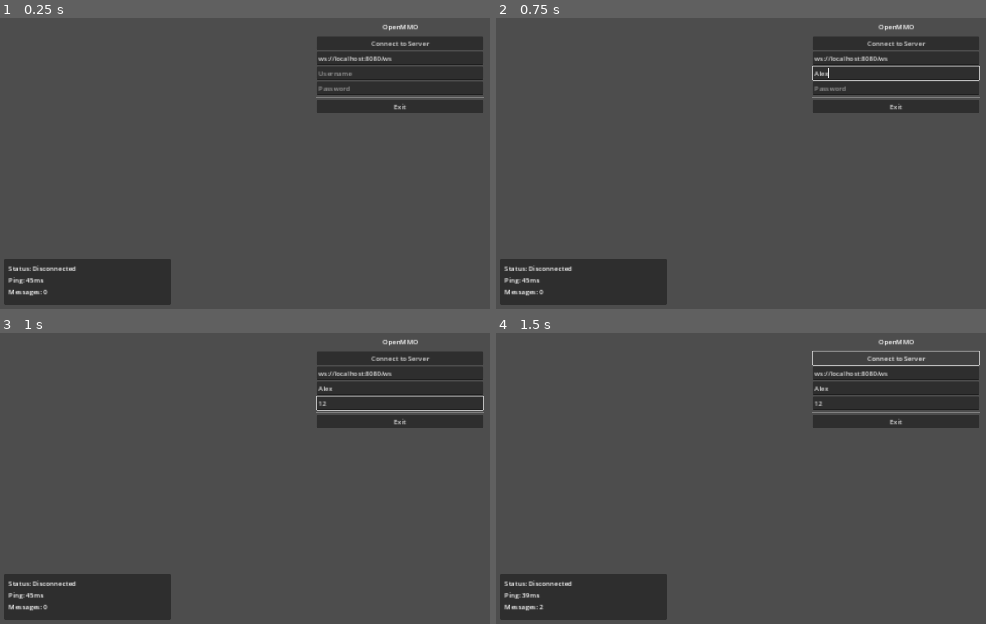
Above: before the commit, frames 1-4 (two rows, left to right).
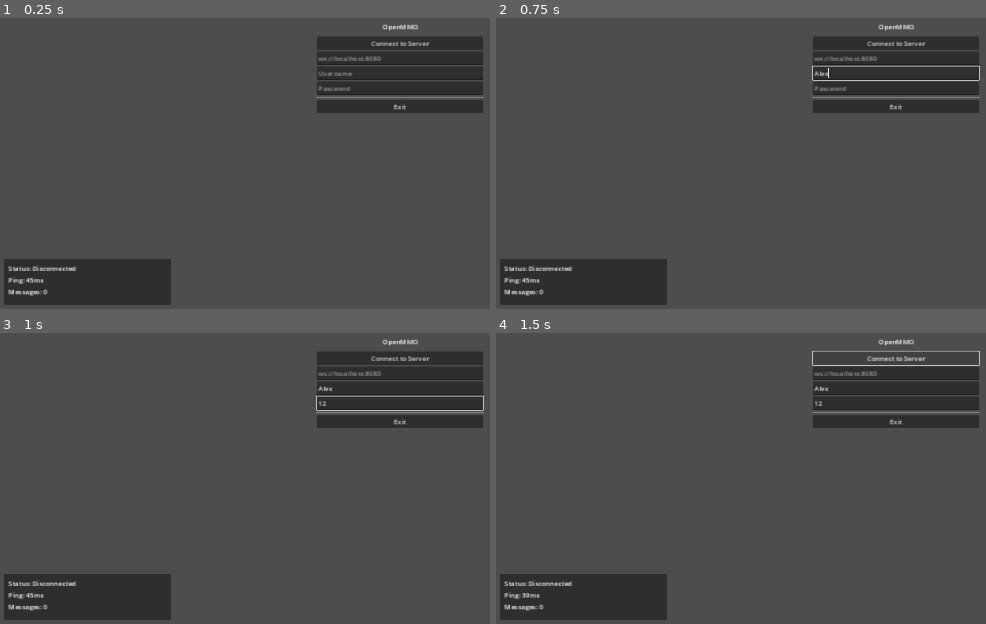
Above: after the commit, the same moments.

Repository: endrawes0/OpenMMO
Game: Godot game, scene res://scenes/Main.tscn
Two runs of this game, one before a commit and one after it. Both use one fixed random seed, a clock stepped at 60 frames per second and the inputs below.
Inputs (mouse positions are in pixels of both pictures, inside the frame that each line leads up to):
- Up to frame 1 (0.25 s): no input
- Up to frame 2 (0.75 s): click (897, 73) at 0.52 s; type "Alex" at 0.6 s
- Up to frame 3 (1 s): click (401, 402) at 0.75 s; type "12" at 0.83 s
- Up to frame 4 (1.5 s): click "Connect to Server" at 1.25 s

The runs differ from the first frame. In frame 1, 0.1% of the frame differs, in the area x 64-80%, y 13-15%; in frame 2, 0.1%; in frame 3, 0.1%; in frame 4, 0.1%, in the area x 8-80%, y 13-95%.
Error after the commit: Parse Error: Identifier "passw" not declared in the current scope. (res://scripts/Main.gd:24)

Commit message:
Revert "Complete Phase 1: Networking & Protocol Skeleton"
This reverts commit 7620dfb72a2e8df20dd98549c39115008899f241.

Diff:
--- a/client/scripts/Main.gd
+++ b/client/scripts/Main.gd
@@ -10,114 +10,29 @@
 @onready var exit_button = $VBoxContainer/ExitButton
 @onready var network_debug = $NetworkDebug
 
-# WebSocket connection
-var websocket = null
-var ping_timer = null
-var sequence_id = 0
-
 func _ready():
 	# Initialize UI state
 	print("OpenMMO Client Started")
 	network_debug.set_status("Disconnected")
 
-	# Set default server address
-	server_address.text = "ws://localhost:8080/ws"
-
 func _on_connect_button_pressed():
 	# UI binding only - actual connection logic will be handled by engine-agnostic modules
 	var address = server_address.text
 	var user = username.text
-	var passw = user_password.text
+	var user_password = user_password.text
 
 	if address.is_empty() or user.is_empty() or passw.is_empty():
 		print("Please fill in all connection fields")
-		network_debug.add_message("Error: Please fill in all fields")
 		return
 
 	print("Connect button pressed - UI binding only")
 	print("Server: ", address)
 	print("Username: ", user)
 
-	# Initialize WebSocket connection
-	_connect_to_server(address)
-
-func _connect_to_server(url):
-	if websocket != null:
-		websocket.close()
-
+	# Placeholder for actual connection logic
 	network_debug.set_status("Connecting...")
-	network_debug.add_message("Connecting to: " + url)
-
-	websocket = WebSocketPeer.new()
-	var error = websocket.connect_to_url(url)
-
-	if error != OK:
-		network_debug.add_message("Failed to connect: " + str(error))
-		network_debug.set_status("Connection Failed")
-		return
-
-	# Set up ping timer
-	if ping_timer != null:
-		ping_timer.stop()
-	ping_timer = Timer.new()
-	ping_timer.wait_time = 5.0  # Ping every 5 seconds
-	ping_timer.connect("timeout", Callable(self, "_send_ping"))
-	add_child(ping_timer)
-	ping_timer.start()
-
-func _send_ping():
-	if websocket.get_ready_state() == WebSocketPeer.STATE_OPEN:
-		var ping_data = {
-			"sequence_id": sequence_id,
-			"timestamp": Time.get_unix_time_from_system() * 1000,
-			"payload": {
-				"Ping": {
-					"timestamp": Time.get_unix_time_from_system() * 1000
-				}
-			}
-		}
-		sequence_id += 1
-
-		var json_string = JSON.stringify(ping_data)
-		websocket.send_text(json_string)
-		network_debug.add_message("Sent ping")
-
-func _process(delta):
-	if websocket != null:
-		websocket.poll()
-
-		var state = websocket.get_ready_state()
-		match state:
-			WebSocketPeer.STATE_OPEN:
-				if network_debug.get_status() != "Connected":
-					network_debug.set_status("Connected")
-					network_debug.add_message("WebSocket connected successfully")
-			WebSocketPeer.STATE_CLOSED:
-				if network_debug.get_status() != "Disconnected":
-					network_debug.set_status("Disconnected")
-					network_debug.add_message("WebSocket disconnected")
-					if ping_timer != null:
-						ping_timer.stop()
-
-		# Handle incoming messages
-		while websocket.get_available_packet_count() > 0:
-			var packet = websocket.get_packet()
-			var message = packet.get_string_from_utf8()
-
-			network_debug.add_message("Received: " + message)
-
-			# Parse JSON response
-			var json = JSON.new()
-			var error = json.parse(message)
-			if error == OK:
-				var data = json.get_data()
-				if data.has("payload") and data.payload.has("Pong"):
-					network_debug.add_message("Received pong - connection healthy")
+	network_debug.add_message("Connection initiated (UI placeholder)")
 
 func _on_exit_button_pressed():
 	print("Exit button pressed")
-	if websocket != null:
-		websocket.close()
-	if ping_timer != null:
-		ping_timer.stop()
 	get_tree().quit()
--- a/client/scripts/NetworkDebug.gd
+++ b/client/scripts/NetworkDebug.gd
@@ -22,9 +22,6 @@
 func set_status(status: String):
 	status_label.text = "Status: " + status
 
-func get_status() -> String:
-	return status_label.text.trim_prefix("Status: ")
-
 func set_ping(ping_ms: int):
 	last_ping = ping_ms
 	ping_label.text = "Ping: " + str(ping_ms) + "ms"
Not shown, changed: .github/workflows/ci-full.yml
Not shown, changed: .github/workflows/ci-rust.yml
Not shown, changed: Cargo.toml
Not shown, removed: proto/messages.proto
Not shown, changed: server/Cargo.toml
Not shown, removed: server/build.rs
Not shown, changed: server/src/main.rs
Not shown, removed: server/src/network/messages.rs
Not shown, removed: server/src/network/mod.rs
